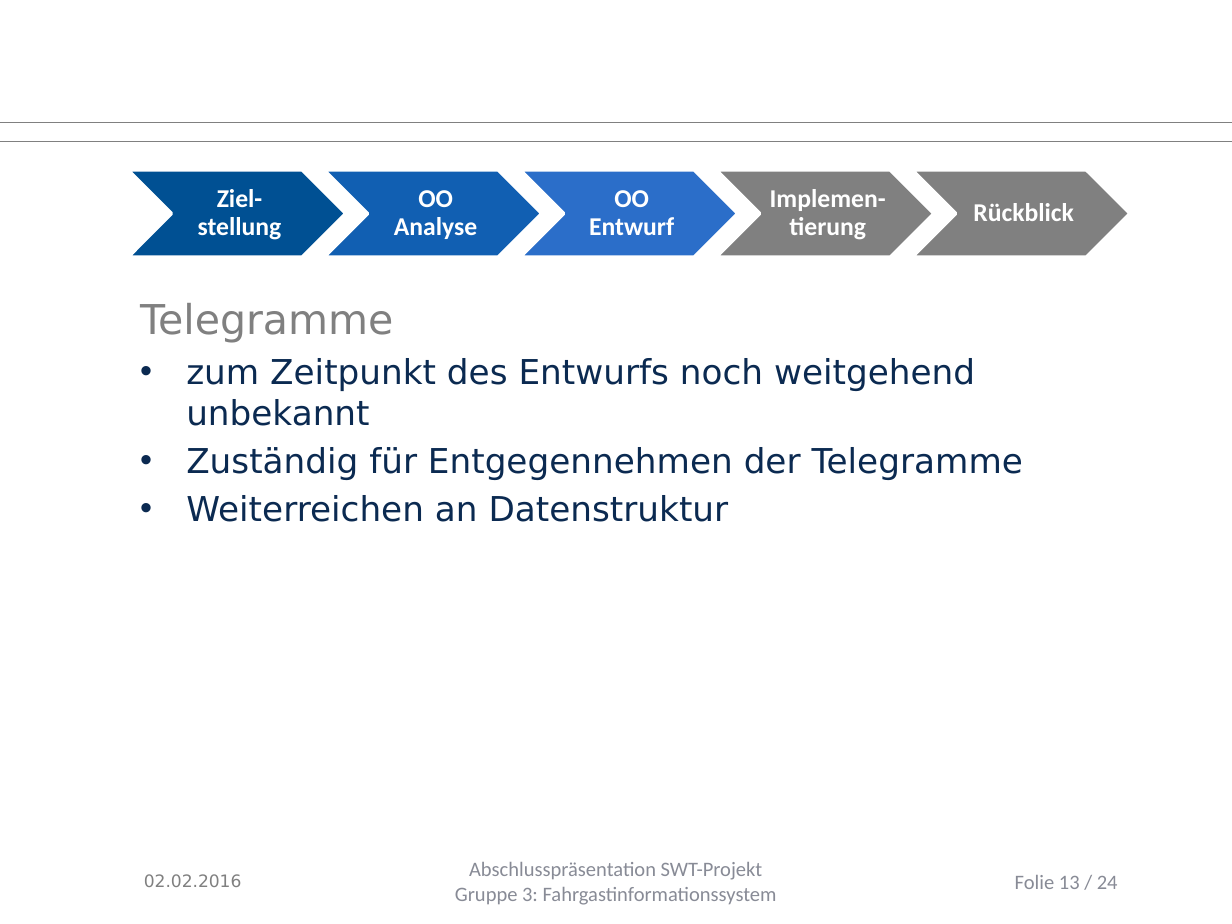
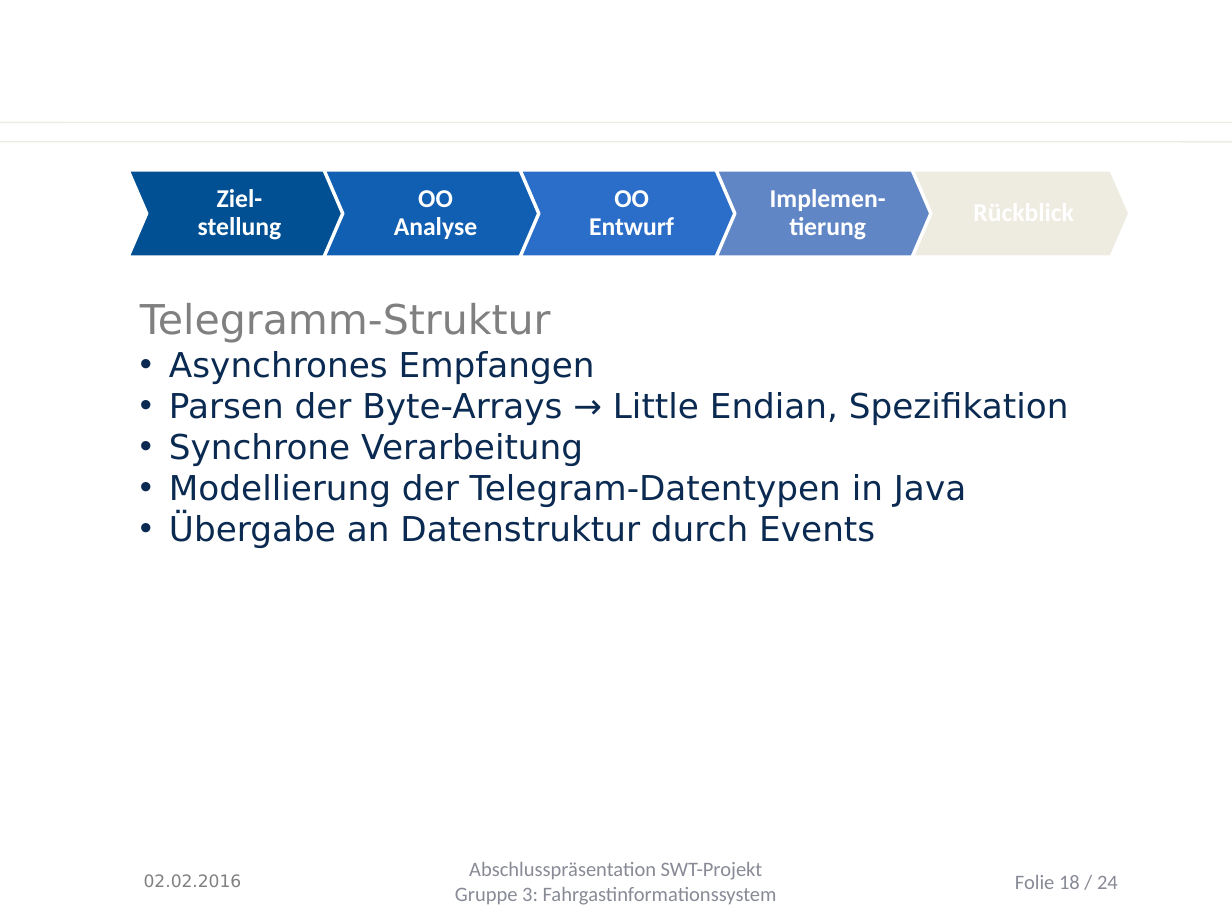
Before and after one commit to Juu98/fahrgastinformationssystem, a slide deck: slide 18 of organisation/Endpräsentation/abschlusspraesentation.pptx (slide 13 before the commit). Drawn at 1232x924 pixels with LibreOffice and Linux fonts; fonts in the diff are those of the drawing; background and template pictures are left out. Boxes give left, top, right and bottom in pixels: in the first picture for what was removed or moved away, otherwise in the second. Text is boxed around its words. In the diff, an @@ line names an element or a change of style, - is before the commit and + after.

```diff
--- a/organisation/Endpräsentation/abschlusspraesentation.pptx
+++ b/organisation/Endpräsentation/abschlusspraesentation.pptx
@@ line (0, 122) - (1232, 122): stroke #808080 0.75 pt to #EEECE1 0.74 pt @@
@@ line (0, 142) - (1232, 142): stroke #808080 0.75 pt to #EEECE1 0.74 pt @@
@@ outline #FFFFFF 2 pt to #FFFFFF 2.01 pt; proportions changed in 3 elements at (x1=128, y1=170, x2=346, y2=257), (x1=324, y1=170, x2=542, y2=257), (x1=520, y1=170, x2=738, y2=257) @@
@@ chevron at (x1=716, y1=170, x2=934, y2=257): fill #808080 to #6186C5; outline #FFFFFF 2 pt to #FFFFFF 2.01 pt; proportions changed @@
@@ chevron at (x1=912, y1=170, x2=1130, y2=257): fill #808080 to #EEECE1; outline #FFFFFF 2 pt to #FFFFFF 2.01 pt; proportions changed @@
@@ text at (x1=140, y1=303, x2=1069, y2=548): text changed @@
-Telegramme
-• zum Zeitpunkt des Entwurfs noch weitgehend unbekannt
-• Zuständig für Entgegennehmen der Telegramme
-• Weiterreichen an Datenstruktur
+Telegramm-Struktur
+• Asynchrones Empfangen
+• Parsen der Byte-Arrays → Little Endian, Spezifikation
+• Synchrone Verarbeitung
+• Modellierung der Telegram-Datentypen in Java
+• Übergabe an Datenstruktur durch Events
@@ page number at (x1=1015, y1=875, x2=1118, y2=889): text changed @@
-Folie 13 / 24
+Folie 18 / 24
```
Also in this commit, not shown: 22 other slides changed, 1 slide removed.
